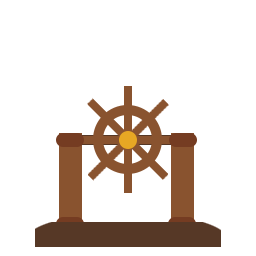
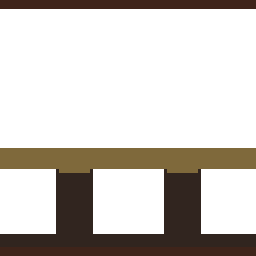
Revision of a layered (256, 256) image; what changed, layer by layer:
showed group "Structure" (2 layers) over (0, 0, 256, 256)
showed group "OutdoorWalls" (3 layers) over (0, 148, 256, 256)
hid group "Modules" (6 layers) over (20, 86, 244, 247)
